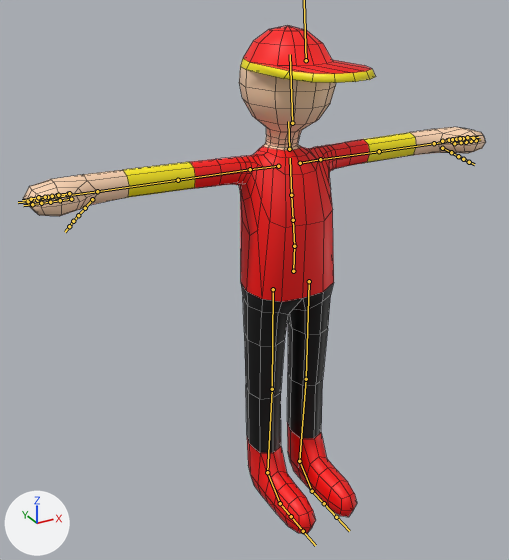
What one commit did to the FBX model Assets/Art/Red_DeliveryMan.fbx.
Both versions are drawn from a 50 mm lens placed at (-1.33, -2.13, 2.1), pointed at (-0.16, 0.0, 1.03). The axes (+X, +Y, +Z) are drawn at lower left. The lights are the same throughout. The bones that bend it are drawn over the model as lines. Mesh edges are drawn as thin lines.

In view in the first picture: 'Livreur Bleu.004'.
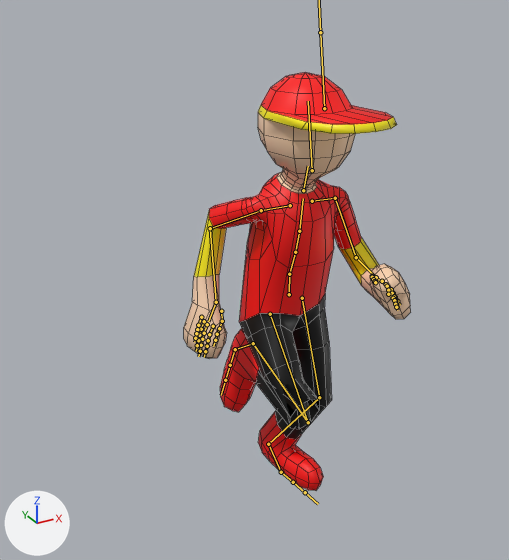
The newer file adds an action. The first version stands in its rest pose; the second is drawn at frame 9 of the action 'Running'.

Location of each change, [x1, y1, x2, y2] in pixels of the pictures (509 x 560 px):
'Livreur Bleu.004', posed (51% narrower, 18% shorter): before [23, 26, 485, 534]; after [184, 72, 411, 490]
bone 'mixamorig:Hips', root to tip: before (293, 271) to (294, 245); after (289, 294) to (289, 273)
bone 'mixamorig:Spine', root to tip: before (294, 246) to (293, 220); after (289, 274) to (295, 252)
bone 'mixamorig:Spine1', root to tip: before (293, 220) to (291, 195); after (295, 252) to (299, 231)
bone 'mixamorig:Spine2', root to tip: before (291, 195) to (290, 158); after (299, 231) to (303, 198)
bone 'mixamorig:Neck', root to tip: before (289, 149) to (288, 121); after (303, 190) to (308, 166)
bone 'mixamorig:Head', root to tip: before (292, 123) to (290, 54); after (312, 170) to (308, 101)
bone 'mixamorig:RightShoulder', root to tip: before (278, 166) to (250, 169); after (290, 205) to (261, 210)
bone 'mixamorig:RightArm', root to tip: before (250, 169) to (178, 180); after (261, 210) to (210, 228)
bone 'mixamorig:RightForeArm', root to tip: before (178, 180) to (97, 191); after (210, 228) to (216, 302)
bone 'mixamorig:RightHand', root to tip: before (97, 191) to (72, 195); after (216, 302) to (208, 321)
bone 'mixamorig:RightHandIndex2', root to tip: before (60, 200) to (50, 202); after (209, 334) to (208, 340)
bone 'mixamorig:RightHandMiddle2', root to tip: before (56, 197) to (47, 198); after (204, 333) to (202, 339)
bone 'mixamorig:RightHandRing2', root to tip: before (57, 195) to (48, 197); after (201, 329) to (199, 335)
bone 'mixamorig:RightHandPinky2', root to tip: before (58, 195) to (52, 196); after (198, 325) to (197, 329)
bone 'mixamorig:LeftShoulder', root to tip: before (300, 163) to (320, 159); after (312, 201) to (335, 198)
bone 'mixamorig:LeftArm', root to tip: before (320, 159) to (379, 151); after (335, 198) to (356, 257)
bone 'mixamorig:LeftForeArm', root to tip: before (379, 151) to (434, 143); after (356, 257) to (376, 277)
bone 'mixamorig:LeftHand', root to tip: before (434, 143) to (449, 141); after (376, 277) to (385, 284)
bone 'mixamorig:LeftHandIndex2', root to tip: before (461, 142) to (466, 142); after (386, 284) to (388, 288)
bone 'mixamorig:LeftHandMiddle2', root to tip: before (458, 140) to (463, 139); after (391, 289) to (393, 293)
bone 'mixamorig:LeftHandRing2', root to tip: before (453, 139) to (458, 139); after (392, 293) to (394, 296)
bone 'mixamorig:LeftHandPinky1', root to tip: before (442, 141) to (449, 140); after (388, 294) to (393, 298)
bone 'mixamorig:LeftHandPinky2', root to tip: before (449, 140) to (452, 139); after (393, 298) to (394, 300)
bone 'mixamorig:LeftHandPinky3', root to tip: before (452, 139) to (456, 139); after (394, 300) to (395, 304)
bone 'mixamorig:RightUpLeg', root to tip: before (273, 289) to (272, 389); after (270, 314) to (308, 422)
bone 'mixamorig:RightLeg', root to tip: before (272, 389) to (267, 472); after (308, 422) to (253, 343)
bone 'mixamorig:RightFoot', root to tip: before (267, 472) to (280, 503); after (253, 343) to (235, 349)
bone 'mixamorig:LeftUpLeg', root to tip: before (309, 281) to (306, 379); after (302, 298) to (319, 397)
bone 'mixamorig:LeftLeg', root to tip: before (306, 379) to (299, 461); after (319, 397) to (268, 444)
bone 'mixamorig:LeftFoot', root to tip: before (299, 461) to (312, 491); after (268, 444) to (281, 472)
bone 'mixamorig:LeftToeBase', root to tip: before (312, 491) to (324, 503); after (281, 472) to (293, 482)

The change in detail:
Bone 'mixamorig:Hips' (bone_mixamorig_hips) moves from (0.0, 0.0, 0.0) to (0.2, -11.5, -3.2).
Bone 'mixamorig:Hips' (bone_mixamorig_hips) turns from (0, 0, 0) to (11, 7, 9) degrees about its own x, y and z.
Bone 'mixamorig:Spine' (bone_mixamorig_spine) turns from (0, 0, 0) to (13, -5, -13) degrees about its own x, y and z.
Bone 'mixamorig:Spine1' (bone_mixamorig_spine1) turns from (0, 0, 0) to (-2, -2, 4) degrees about its own x, y and z.
Bone 'mixamorig:Spine2' (bone_mixamorig_spine2) turns from (0, 0, 0) to (-1, -2, 4) degrees about its own x, y and z.
Bone 'mixamorig:Neck' (bone_mixamorig_neck) turns from (0, 0, 0) to (2, 0, -3) degrees about its own x, y and z.
Bone 'mixamorig:Head' (bone_mixamorig_head) turns from (0, 0, 0) to (-23, 1, 1) degrees about its own x, y and z.
Bone 'mixamorig:RightShoulder' (bone_mixamorig_rightshoulder) turns from (0, 0, 0) to (2, -2, -3) degrees about its own x, y and z.
Bone 'mixamorig:RightArm' (bone_mixamorig_rightarm) turns from (0, 0, 0) to (61, -40, 8) degrees about its own x, y and z.
Bone 'mixamorig:RightForeArm' (bone_mixamorig_rightforearm) turns from (0, 0, 0) to (0, 0, -79) degrees about its own x, y and z.
Bone 'mixamorig:RightHand' (bone_mixamorig_righthand) turns from (0, 0, 0) to (-14, -13, 27) degrees about its own x, y and z.
Bone 'mixamorig:RightHandIndex2' (bone_mixamorig_righthandindex2) turns from (0, 0, 0) to (17, 0, 2) degrees about its own x, y and z.
Bone 'mixamorig:RightHandMiddle2' (bone_mixamorig_righthandmiddle2) turns from (0, 0, 0) to (17, 0, 2) degrees about its own x, y and z.
Bone 'mixamorig:RightHandRing2' (bone_mixamorig_righthandring2) turns from (0, 0, 0) to (17, 0, 2) degrees about its own x, y and z.
Bone 'mixamorig:RightHandPinky2' (bone_mixamorig_righthandpinky2) turns from (0, 0, 0) to (17, 0, 2) degrees about its own x, y and z.
Bone 'mixamorig:LeftShoulder' (bone_mixamorig_leftshoulder) turns from (0, 0, 0) to (6, 4, 7) degrees about its own x, y and z.
Bone 'mixamorig:LeftArm' (bone_mixamorig_leftarm) turns from (0, 0, 0) to (58, -15, 10) degrees about its own x, y and z.
Bone 'mixamorig:LeftForeArm' (bone_mixamorig_leftforearm) turns from (0, 0, 0) to (0, 0, 104) degrees about its own x, y and z.
Bone 'mixamorig:LeftHand' (bone_mixamorig_lefthand) turns from (0, 0, 0) to (-5, 6, -4) degrees about its own x, y and z.
Bone 'mixamorig:LeftHandIndex2' (bone_mixamorig_lefthandindex2) turns from (0, 0, 0) to (8, 0, -1) degrees about its own x, y and z.
Bone 'mixamorig:LeftHandMiddle2' (bone_mixamorig_lefthandmiddle2) turns from (0, 0, 0) to (8, 0, -1) degrees about its own x, y and z.
Bone 'mixamorig:LeftHandRing2' (bone_mixamorig_lefthandring2) turns from (0, 0, 0) to (8, 0, -1) degrees about its own x, y and z.
Bone 'mixamorig:LeftHandPinky1' (bone_mixamorig_lefthandpinky1) turns from (0, 0, 0) to (1, 0, -4) degrees about its own x, y and z.
Bone 'mixamorig:LeftHandPinky2' (bone_mixamorig_lefthandpinky2) turns from (0, 0, 0) to (9, 0, 3) degrees about its own x, y and z.
Bone 'mixamorig:LeftHandPinky3' (bone_mixamorig_lefthandpinky3) turns from (0, 0, 0) to (7, 0, -1) degrees about its own x, y and z.
Bone 'mixamorig:RightUpLeg' (bone_mixamorig_rightupleg) turns from (0, 0, 0) to (50, 5, -12) degrees about its own x, y and z.
Bone 'mixamorig:RightLeg' (bone_mixamorig_rightleg) turns from (0, 0, 0) to (-145, -1, -3) degrees about its own x, y and z.
Bone 'mixamorig:RightFoot' (bone_mixamorig_rightfoot) turns from (0, 0, 0) to (-2, -7, -5) degrees about its own x, y and z.
Bone 'mixamorig:LeftUpLeg' (bone_mixamorig_leftupleg) turns from (0, 0, 0) to (23, -4, -7) degrees about its own x, y and z.
Bone 'mixamorig:LeftLeg' (bone_mixamorig_leftleg) turns from (0, 0, 0) to (-44, 2, -13) degrees about its own x, y and z.
Bone 'mixamorig:LeftFoot' (bone_mixamorig_leftfoot) turns from (0, 0, 0) to (31, 9, 8) degrees about its own x, y and z.
Bone 'mixamorig:LeftToeBase' (bone_mixamorig_lefttoebase) turns from (0, 0, 0) to (4, 0, 0) degrees about its own x, y and z.
